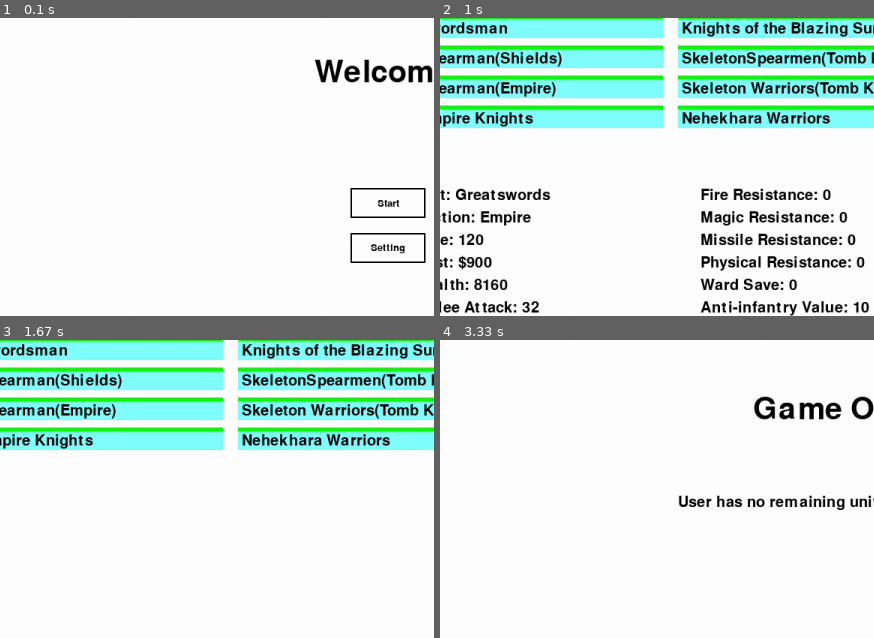
Above: before the commit, frames 1-4 (two rows, left to right).
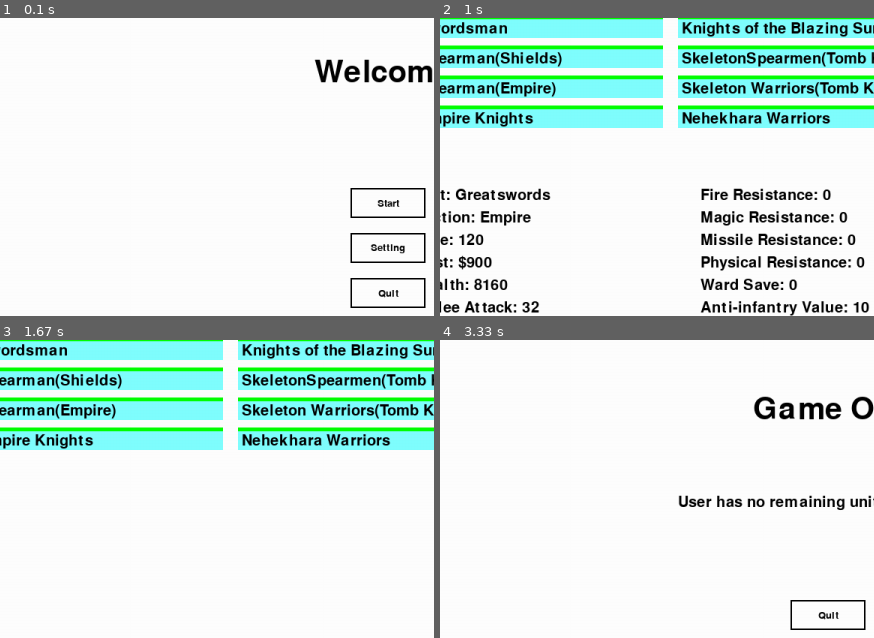
Above: after the commit, the same moments.

Repository: LSL153/project-2
Game: pygame game, started from phaseBattleUI.py
Same seed, same stepped clock (60 frames per second), same inputs: the game is played once before the commit and once after it.
Inputs (mouse positions are % of the whole screen's width and height, from its top left):
- Up to frame 1 (0.1 s): no input
- Up to frame 2 (1 s): click (44, 54) at 0.38 s; click "Greatswords" at 0.72 s
- Up to frame 3 (1.67 s): click (16, 35) at 1.05 s; click "Spearman(Empire)" at 1.38 s
- Up to frame 4 (3.33 s): click (24, 30) at 1.72 s; tap F at 2 s; click "Next" at 2.38 s; click "Start!" at 2.72 s; click (75, 41) at 3.05 s
The pictures show only the part of the screen within x 4-54%, y 24-74%; the shares and areas given below are measured in that part.

The runs differ from the first frame. In frame 1, 0.4% of the frame differs, in the area x 80-99%, y 87-98%; in frame 2, nothing differs; in frame 3, nothing differs; in frame 4, 0.4%.

Commit message:
Update phaseBattleUI.py
update to the newest version

Diff:
--- a/phaseBattleUI.py
+++ b/phaseBattleUI.py
@@ -49,6 +49,7 @@
 aiwin = False
 userwin = False
 fight_in_progress = False
+
 
 def checkrepeat(unit_list):
     """
@@ -174,6 +175,14 @@
             time.sleep(unit1.meleecd - ((time.time() - starttime) % unit1.meleecd))
 
 def fight(unit1, unit2, achargeb, bchargea):
+    """
+    The function which let the units fight each other, and check if there is a defeated unit
+    :param unit1: one unit
+    :param unit2: one unit
+    :param achargeb: to see if unit1 wants charge unit2
+    :param bchargea: to see if unit2 wants charge unit 1
+    :return:
+    """
     global fight_in_progress
     fight_in_progress = True  # Fight is starting
     p1 = threading.Thread(target=attack, args=(unit1, unit2, achargeb))
@@ -209,26 +218,57 @@
 # Button class
 class Button:
     def __init__(self, x, y, w, h, text):
+        """
+        The initial status of button
+        :param x: x coordinate
+        :param y: y coordinate
+        :param w: width
+        :param h: height
+        :param text: the text on the button
+        """
         self.rect = pygame.Rect(x, y, w, h)
         self.text = text
 
     def draw(self, screen, font):
+        """
+        the function allows us to draw the button on the screen
+        :param screen: screen
+        :param font: font size
+        :return: None
+        """
         pygame.draw.rect(screen, BLACK, self.rect, 2)
         text_surf = font.render(self.text, True, BLACK)
         screen.blit(text_surf, text_surf.get_rect(center=self.rect.center))
 
     def is_clicked(self, pos):
+        """
+        allow us to check if the button is clicked
+        :param pos: pos
+        :return: if the button is clicked
+        """
         return self.rect.collidepoint(pos)
 
 
 class UnitButton:
     def __init__(self, unit, x, y, is_user=True):
+        """
+        The initial status of button
+        :param unit: unit
+        :param x: x coordinate
+        :param y: y coordinate
+        :param is_user: if it's user
+        """
         self.unit = unit
         self.rect = pygame.Rect(x, y, 330, 30)
         self.color = BLUE if is_user else RED
         self.selected = False
 
     def draw(self, surface):
+        """
+        the function which allow us to draw the unit button on the screen
+        :param surface: screen
+        :return: None
+        """
         # Draw unit rectangle with selected color
         color = YELLOW if self.selected else self.color
         pygame.draw.rect(surface, color, self.rect)
@@ -243,12 +283,25 @@
         surface.blit(text, (self.rect.x + 5, self.rect.y + 8))
 
     def is_clicked(self, pos):
+        """
+        allow us to check if the button is clicked
+        :param pos: pos
+        :return: if the button is clicked
+        """
         return self.rect.collidepoint(pos)
 
 
 # InputBox class for interactive fields
 class InputBox:
     def __init__(self, x, y, w, h, text=''):
+        """
+        The initial status of input box
+        :param x: x coordinate
+        :param y: y coordinate
+        :param w: width
+        :param h: height
+        :param text: the text on the screen
+        """
         self.rect = pygame.Rect(x, y, w, h)
         self.color = BLACK
         self.text = text
@@ -256,6 +309,11 @@
         self.active = False
 
     def handle_event(self, event):
+        """
+        to handle events when we press the mouse
+        :param event: event
+        :return:None
+        """
         if event.type == pygame.MOUSEBUTTONDOWN:
             if self.rect.collidepoint(event.pos):
                 self.active = not self.active
@@ -273,13 +331,27 @@
                 self.txt_surface = font_small.render(self.text, True, BLACK)
 
     def draw(self, screen):
+        """
+        the function allows us to draw the input box
+        :param screen: screen
+        :return: None
+        """
         pygame.draw.rect(screen, self.color, self.rect, 2)
         screen.blit(self.txt_surface, (self.rect.x + 5, self.rect.y + 5))
 
     def get_value(self):
+        """
+        return the text value of the input box
+        :return: text
+        """
         return self.text
 
     def set_value(self, text):
+        """
+        set the text value of the input box
+        :param text: text
+        :return: None
+        """
         self.text = text
         self.txt_surface = font_small.render(self.text, True, BLACK)
 
@@ -297,6 +369,32 @@
     def __init__(self, name, faction, unitsize, cost, health, meleeatk, meleedef, chargebonus,
                  fireres, magres, phyres, misres, wardsave, basedmg, apdmg, meleecd,
                  antiinfantry, antilarge, armor, magatk, fireatk, isinfantry, islarge):
+        """
+        The initial status of melee unit
+        :param name: name
+        :param faction: faction
+        :param unitsize: how many single soldier in a unit
+        :param cost: cost
+        :param health: health
+        :param meleeatk: the melee attack
+        :param meleedef: the melee defense
+        :param chargebonus: charge bonus
+        :param fireres: fire resistance
+        :param magres: magic resistance
+        :param phyres: physics resistance
+        :param misres: missile resistance
+        :param wardsave: ward save
+        :param basedmg: base damage
+        :param apdmg: ap damage
+        :param meleecd: melee cd
+        :param antiinfantry: anti infantry
+        :param antilarge: anti large
+        :param armor: armor
+        :param magatk: magic attack
+        :param fireatk: fire attack
+        :param isinfantry: if it's infantry
+        :param islarge: if it's large
+        """
         # Instance Variable
         self.name = name
         self.faction = faction
@@ -340,6 +438,7 @@
 setting_button = Button(WIDTH // 2 - 50, HEIGHT // 2 + 80, 100, 40, "Setting")
 reset_button = Button(WIDTH - 180, HEIGHT - 70, 80, 30, "Reset")
 confirm_button = Button(WIDTH - 90, HEIGHT - 70, 80, 30, "Confirm")
+quit_button = Button(WIDTH // 2 - 50, HEIGHT // 2 + 140, 100, 40, "Quit")
 
 # InputBox instances for settings
 totalmoney_input = InputBox(300, 130, 140, 32, str(totalmoney))
@@ -411,6 +510,11 @@
 
 # Function to display unit details on the screen (transfer from TUI)
 def display_unit_info(unit_button):
+    """
+    display the information about the unit
+    :param unit_button: the button of the unit
+    :return: print the information about the unit
+    """
     unit = unit_button.unit
     font = font_medium
     y_offset = 420
@@ -463,6 +567,11 @@
 
 # Function to toggle window size
 def toggle_window_size(fullscreen=False):
+    """
+    function to toggle window size
+    :param fullscreen: check if the window is fullscreen
+    :return: None
+    """
     global screen
     if fullscreen:
         screen = pygame.display.set_mode((WIDTH, HEIGHT), pygame.FULLSCREEN)
@@ -540,6 +649,11 @@
 
 # Main loop
 def main():
+    """
+    the main method for the game
+    :return: None
+    """
+    # the global variable which needed
     global page, totalmoney, userchargechance, aichargechance, preset, unit_buttons, confirm_button, start_button, setting_button
     global battle_logs, turn, aiwin, userwin, fight_in_progress
     user_can_interact = True
@@ -564,12 +678,17 @@
     selected_enemy_unit = None
 
     def recalculate_button_positions():
+        """
+        Recalculates the button positions so that they won't block each other on the screen
+        :return: None
+        """
         start_x, start_y = 750, 420  # Starting position
         row_gap = 40  # Gap between rows
 
         for i, button in enumerate(confirmed_buttons):
             button.rect.topleft = (start_x, start_y + i * row_gap)
 
+    #print the unit buttons on the screen
     for i, unit in enumerate(all_units):
         row = i % buttons_per_column  # Row index (0 or 1)
         col = i // buttons_per_column  # Column index
@@ -589,12 +708,15 @@
             # Draw buttons
             start_button.draw(screen, font_small)
             setting_button.draw(screen, font_small)
+            quit_button.draw(screen, font_small)
 
         # Settings Page
         elif page == "setting":
+            # Display setting message
             setting_text = font_medium.render("Settings", True, BLACK)
             screen.blit(setting_text, (50, 20))
 
+            # the setting of the game
             preset_text = font_small.render("Select Preset:", True, BLACK)
             screen.blit(preset_text, (50, 80))
             preset1_button = Button(300, 80, 80, 30, "Preset 1")
@@ -617,6 +739,7 @@
             reset_button.draw(screen, font_small)
             confirm_button.draw(screen, font_small)
 
+        # Page that user choose their units
         elif page == "Prepare Your Units":
             prepare_unit_text = font_large.render("Prepare Your Units", True, BLACK)
             screen.blit(prepare_unit_text, (400, 10))
@@ -632,9 +755,10 @@
             nextstep_button.draw(screen, font_medium)
 
             # unit_buttons = [UnitButton(unit, 50, 60 + i * 30) for i, unit in enumerate(all_units)]
-            # Draw all available units for selection
+            # Draw the units button for the user to choose
             for unit in unit_buttons:
                 unit.draw(screen)
+            # Draw the units button that the user chose
             for unit in confirmed_buttons:
                 unit.draw(screen)
             for button in confirmed_buttons:
@@ -690,6 +814,7 @@
             start_x, start_y = 660, 395  # Starting position for the first button
             button_height, button_gap = 30, 5  # Height of each button and gap between buttons
 
+            # draw the unit button the user chose
             for i, unit_button in enumerate(confirmed_buttons_list):
                 y = start_y + i * (button_height + button_gap)  # Position each button vertically
                 unit_button.rect.topleft = (start_x, y)  # Set the top-left position of the button
@@ -849,6 +974,7 @@
                 if event.type == pygame.QUIT:
                     pygame.quit()
                     sys.exit()
+                # press anywhere to the battle page
                 elif event.type == pygame.MOUSEBUTTONDOWN:
                     page = "battle"
 
@@ -1007,10 +1133,19 @@
             if userwin:
                 battle_logs.append("AI has no remaining units! User wins!")
             render_text(f"{battle_logs[-1]}", font_medium, BLACK, WIDTH // 2 - 200, HEIGHT // 2)
+            quit_button.draw(screen, font_small)
             pygame.display.flip()
             for event in pygame.event.get():
                 if event.type == pygame.QUIT:
                     running = False
+                if event.type == pygame.MOUSEBUTTONDOWN:
+                    pos = event.pos
+                    if quit_button.is_clicked(pos):
+                        running = False
+                        pygame.quit()
+                        sys.exit()
+
+
 
 
 
@@ -1036,6 +1171,10 @@
                         page = "Prepare Your Units"
                     elif setting_button.is_clicked(event.pos):
                         page = "setting"
+                    elif quit_button.is_clicked(event.pos):
+                        running = False
+                        pygame.quit()
+                        sys.exit()
                 elif page == "setting":
                     if reset_button.is_clicked(event.pos):
                         # Reset to preset 1
